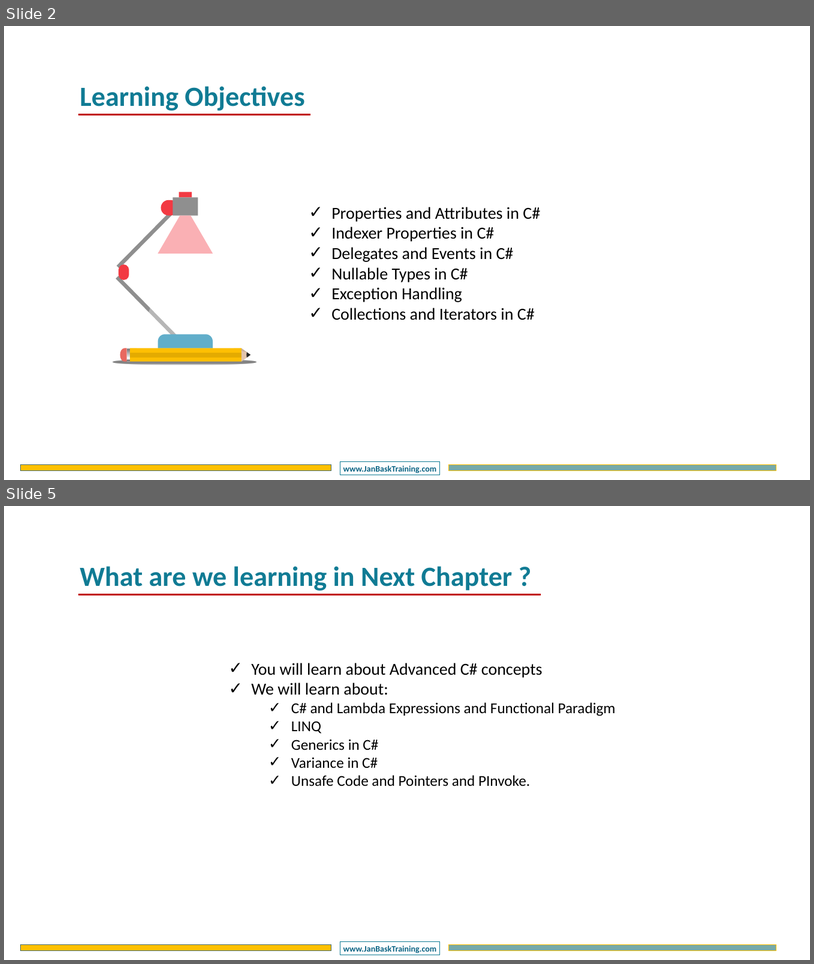
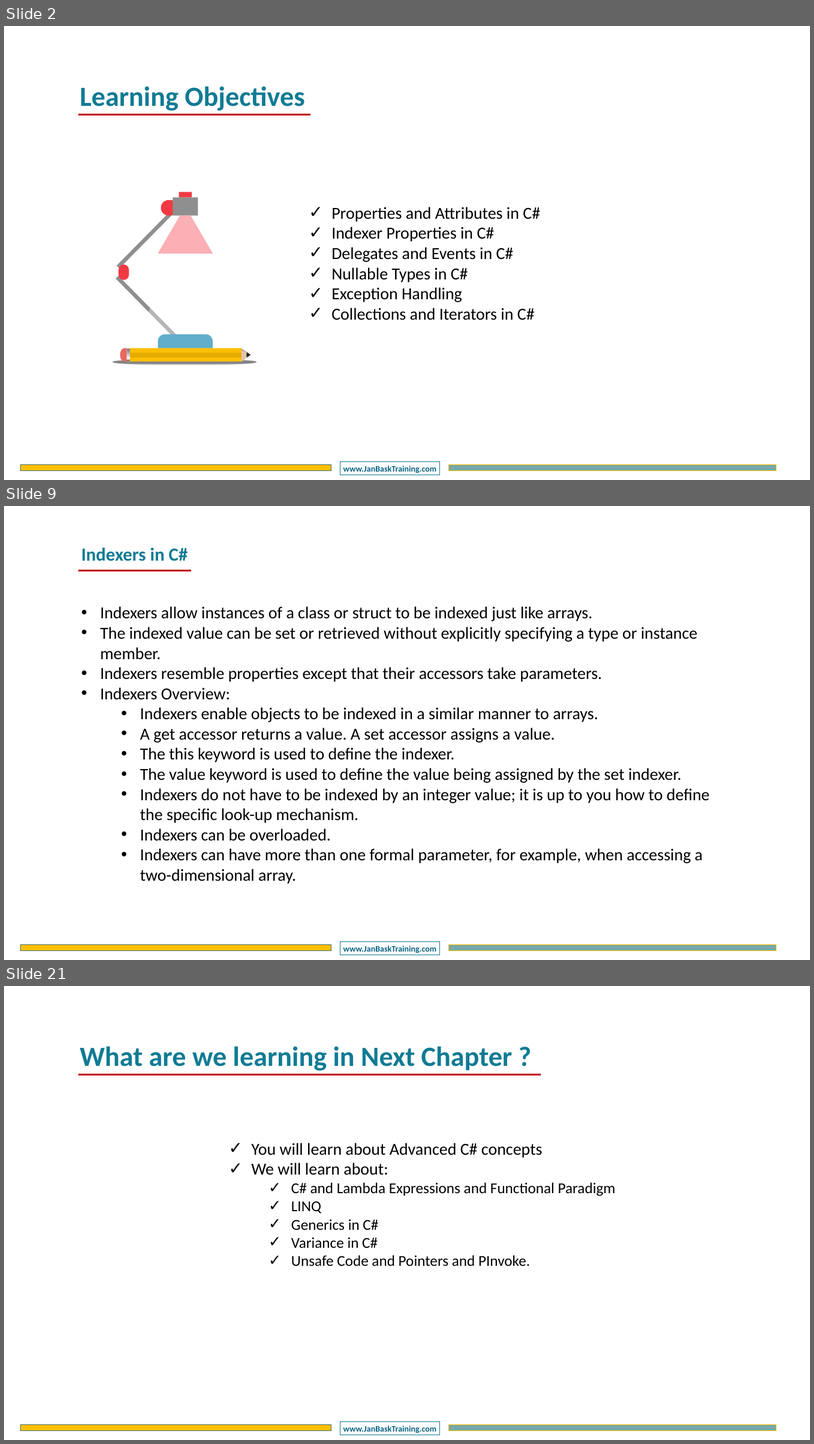
Before and after one commit to DotNetTraining/DotNetEssentials, a slide deck: slides/OOPC/OOPC - Chapter3.pptx. Shown one above the other, each under a label of ours: slides 2 and 5 before the commit, slides 2, 9 and 21 after it; the slides between them are not shown. The pictures are 814x964 and 814x1444 pixels, drawn with LibreOffice and Linux fonts; fonts in the diff are those of the drawing; background and template pictures are left out. Boxes give left, top, right and bottom in pixels: in the first picture for what was removed or moved away, otherwise in the second. Text is boxed around its words. In the diff, an @@ line names an element or a change of style, - is before the commit and + after.

```diff
--- a/slides/OOPC/OOPC - Chapter3.pptx
+++ b/slides/OOPC/OOPC - Chapter3.pptx
@@ slide 9 added at (4, 506, 810, 960), background #FFFFFF; not listed: 3 template elements that a slide beside it also shows @@
@@ text added at (81, 547, 188, 561), 44 pt, text #107B94, bold @@
+Indexers in C#
@@ line added from (78, 571) to (191, 571), #C00000 4.5 pt @@
@@ text added at (100, 606, 710, 883), 40 pt, text #000000 @@
+• Indexers allow instances of a class or struct to be indexed just like arrays.
+• The indexed value can be set or retrieved without explicitly specifying a type or instance member.
+• Indexers resemble properties except that their accessors take parameters.
+• Indexers Overview:
+  • Indexers enable objects to be indexed in a similar manner to arrays.
+  • A get accessor returns a value. A set accessor assigns a value.
+  • The this keyword is used to define the indexer.
+  • The value keyword is used to define the value being assigned by the set indexer.
+  • Indexers do not have to be indexed by an integer value; it is up to you how to define the specific look-up mechanism.
+  • Indexers can be overloaded.
+  • Indexers can have more than one formal parameter, for example, when accessing a two-dimensional array.
@@ what was slide 5 is now slide 21 @@
```
Also in this commit, not shown: 1 slide changed, 16 other slides added, 1 slide removed, 14 other files.
